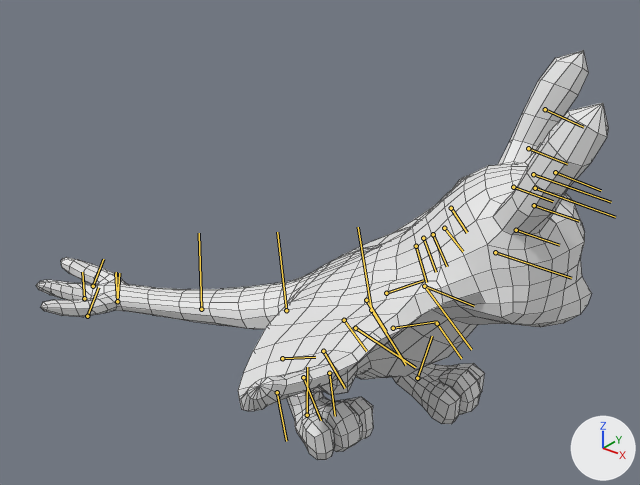
The FBX model Assets/FBXs/Character/animaciones.FBX, before and after one commit.
Rendered twice from a 50 mm lens placed at (0.861, -1.215, 1.111), pointed at (-0.07, -0.051, 0.389). The axes (+X, +Y, +Z) are drawn at lower right. The lights are the same throughout. Both versions are drawn at frame 308 of the action 'Take 001'; the numbers are the values there. The bones that bend it are drawn over the model as lines. Mesh edges are drawn as thin lines.

The first picture shows 'Retopologia001'.
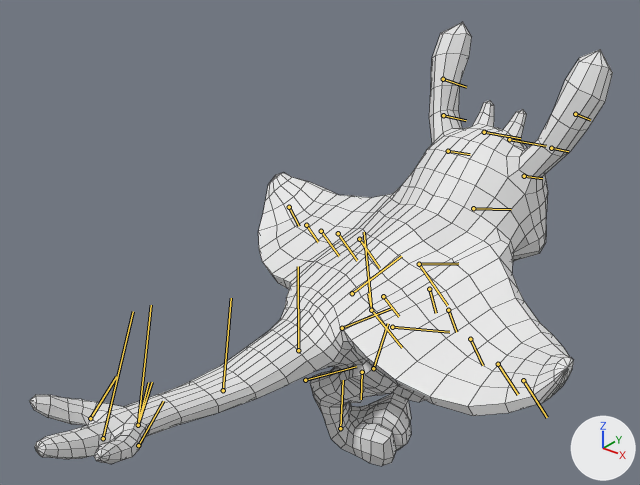
Boxes (x1, y1, x2, y2) around the edits, measured in the pictures (640 x 485 px):
'Retopologia001', posed (8% taller): before (36, 50, 608, 460); after (30, 22, 613, 466)
bone 'CATRigHub004', root to tip: before (371, 310) to (368, 292); after (371, 310) to (368, 293)
bone 'CATRigTail2', root to tip: before (286, 310) to (277, 232); after (298, 350) to (298, 266)
bone 'CATRigTail3', root to tip: before (201, 309) to (199, 233); after (223, 390) to (231, 298)
bone 'CATRigTail4', root to tip: before (117, 301) to (115, 273); after (138, 425) to (151, 305)
bone 'CATRig4Bone001', root to tip: before (84, 298) to (82, 272); after (103, 438) to (133, 311)
bone 'CATRig3Bone001', root to tip: before (117, 301) to (116, 272); after (138, 425) to (148, 382)
bone 'CATRig3Bone001Bone001', root to tip: before (93, 286) to (103, 259); after (90, 418) to (116, 376)
bone 'CATRig3Bone002', root to tip: before (117, 301) to (119, 273); after (138, 425) to (152, 382)
bone 'CATRig3Bone002Bone001', root to tip: before (87, 316) to (98, 287); after (138, 445) to (163, 401)
bone 'CATRigLLeg1', root to tip: before (386, 293) to (423, 280); after (352, 293) to (401, 256)
bone 'CATRigLLegAnkle', root to tip: before (393, 328) to (437, 321); after (342, 328) to (392, 308)
bone 'CATRigRLeg1', root to tip: before (355, 328) to (415, 367); after (392, 327) to (449, 332)
bone 'CATRigRLegAnkle', root to tip: before (282, 358) to (315, 357); after (305, 380) to (356, 366)

What changed in the scene script:
```text
Change bone_catrighub004:
    where bone_catrighub004 = bpy.data.objects['Armature'].pose.bones['CATRigHub004']
    bone_catrighub004.rotation_quaternion: (0.622, -0.216, 0.751, 0.043) -> (0.206, -0.262, 0.943, 0.006)  # degrees (43, 108, 64) -> degrees (6, 157, 32)
Change bone_catrigtail2:
    where bone_catrigtail2 = bpy.data.objects['Armature'].pose.bones['CATRigTail2']  # child of 'CATRigTail1'
    bone_catrigtail2.rotation_quaternion: (0.998, -0.018, 0.058, 0.0) -> (0.998, -0.008, 0.057, 0.015)  # degrees (-2, 7, 0) -> degrees (-1, 7, 2)
Change bone_catrigtail3:
    where bone_catrigtail3 = bpy.data.objects['Armature'].pose.bones['CATRigTail3']  # child of 'CATRigTail2'
    bone_catrigtail3.rotation_quaternion: (1.0, -0.009, 0.025, 0.01) -> (0.999, 0.0, 0.019, 0.027)  # degrees (-1, 3, 1) -> degrees (0, 2, 3)
Change bone_catrigtail4:
    where bone_catrigtail4 = bpy.data.objects['Armature'].pose.bones['CATRigTail4']  # child of 'CATRigTail3'
    bone_catrigtail4.location: (0.0, 0.0, 0.0) -> (-1.76, 4.26, 5.47)
    bone_catrigtail4.rotation_quaternion: (0.999, -0.007, 0.03, -0.033) -> (0.972, 0.017, -0.228, 0.062)  # degrees (-1, 3, -4) -> degrees (0, -26, 7)
Change bone_catrig4bone001:
    where bone_catrig4bone001 = bpy.data.objects['Armature'].pose.bones['CATRig4Bone001']  # child of 'CATRigTail4'
    bone_catrig4bone001.location: (0.0, 0.0, 0.0) -> (-2.1, -4.86, -6.62)
    bone_catrig4bone001.rotation_quaternion: (0.993, -0.023, 0.114, 0.006) -> (0.944, 0.002, 0.33, 0.0)  # degrees (-3, 13, 0) -> degrees (0, 39, 0)
Change bone_catrig3bone001:
    where bone_catrig3bone001 = bpy.data.objects['Armature'].pose.bones['CATRig3Bone001']  # child of 'CATRigTail3'
    bone_catrig3bone001.rotation_quaternion: (0.993, -0.007, 0.115, 0.029) -> (0.993, 0.055, 0.084, 0.068)  # degrees (0, 13, 3) -> degrees (7, 9, 8)
Change bone_catrig3bone001bone001:
    where bone_catrig3bone001bone001 = bpy.data.objects['Armature'].pose.bones['CATRig3Bone001Bone001']  # child of 'CATRig3Bone001'
    bone_catrig3bone001bone001.rotation_quaternion: (0.993, 0.029, 0.11, 0.017) -> (0.991, 0.045, 0.078, 0.101)  # degrees (4, 13, 2) -> degrees (6, 8, 12)
Change bone_catrig3bone002:
    where bone_catrig3bone002 = bpy.data.objects['Armature'].pose.bones['CATRig3Bone002']  # child of 'CATRigTail3'
    bone_catrig3bone002.rotation_quaternion: (0.993, -0.018, 0.117, 0.0) -> (0.993, -0.05, 0.081, 0.071)  # degrees (-2, 13, 0) -> degrees (-5, 10, 8)
Change bone_catrig3bone002bone001:
    where bone_catrig3bone002bone001 = bpy.data.objects['Armature'].pose.bones['CATRig3Bone002Bone001']  # child of 'CATRig3Bone002'
    bone_catrig3bone002bone001.rotation_quaternion: (0.993, 0.017, 0.116, 0.021) -> (0.991, -0.016, 0.107, 0.075)  # degrees (2, 13, 3) -> degrees (-1, 12, 9)
Change bone_catriglleg1:
    where bone_catriglleg1 = bpy.data.objects['Armature'].pose.bones['CATRigLLeg1']  # child of 'CATRigHub004'
    bone_catriglleg1.rotation_quaternion: (0.972, 0.095, 0.104, 0.188) -> (0.949, 0.071, 0.116, 0.285)  # degrees (13, 10, 23) -> degrees (12, 10, 34)
Change bone_catrigllegankle:
    where bone_catrigllegankle = bpy.data.objects['Armature'].pose.bones['CATRigLLegAnkle']  # child of 'CATRigLLeg2'
    bone_catrigllegankle.rotation_quaternion: (0.99, -0.015, -0.133, 0.034) -> (0.966, 0.129, -0.224, -0.028)  # degrees (-2, -15, 4) -> degrees (17, -25, -7)
Change bone_catrigrleg1:
    where bone_catrigrleg1 = bpy.data.objects['Armature'].pose.bones['CATRigRLeg1']  # child of 'CATRigHub004'
    bone_catrigrleg1.rotation_quaternion: (0.89, -0.033, 0.214, -0.401) -> (0.869, 0.085, 0.355, -0.335)  # degrees (-14, 21, -51) -> degrees (-7, 42, -45)
Change bone_catrigrlegankle:
    where bone_catrigrlegankle = bpy.data.objects['Armature'].pose.bones['CATRigRLegAnkle']  # child of 'CATRigRLeg2'
    bone_catrigrlegankle.rotation_quaternion: (0.943, 0.148, -0.192, 0.227) -> (0.884, 0.193, -0.35, 0.244)  # degrees (12, -25, 24) -> degrees (14, -45, 25)
```
